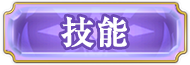
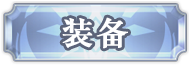
Layer changes from the first w=190, h=65 image to the second:
renamed "装备 hover" to "文字 hover", painted on it over (61, 16, 128, 49)
hid "图层 2" over (5, 4, 184, 60)
added layer "图层 5" above "图层 4" over (1, 1, 189, 65)
hid "图层 1" over (1, 0, 190, 65)
